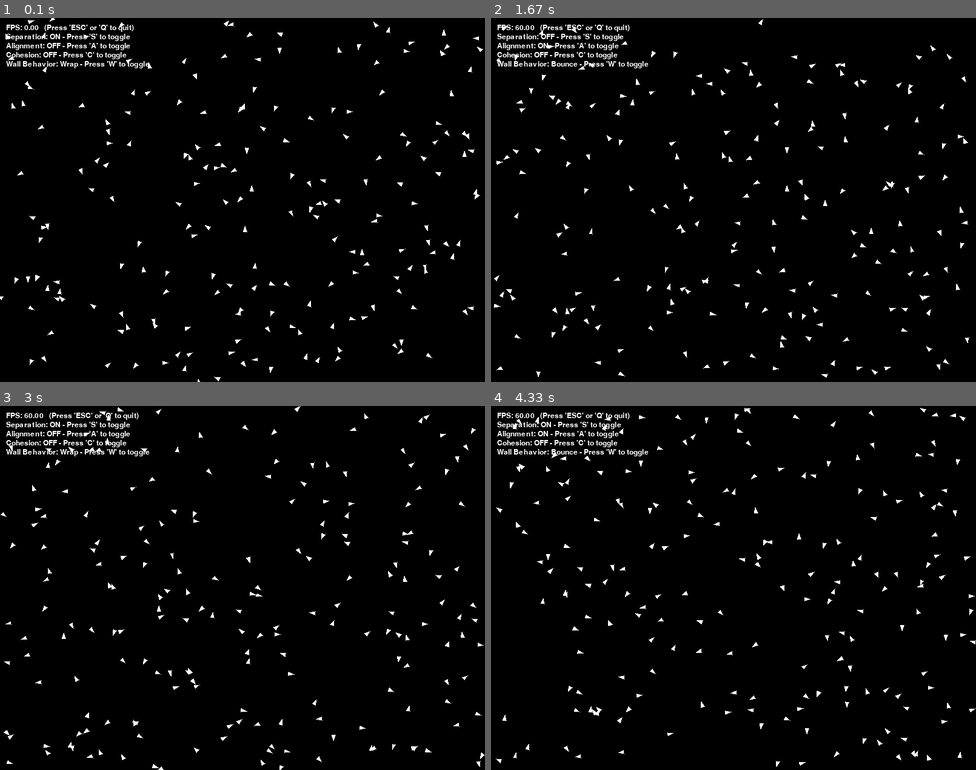
Above: before the commit, frames 1-4 (two rows, left to right).
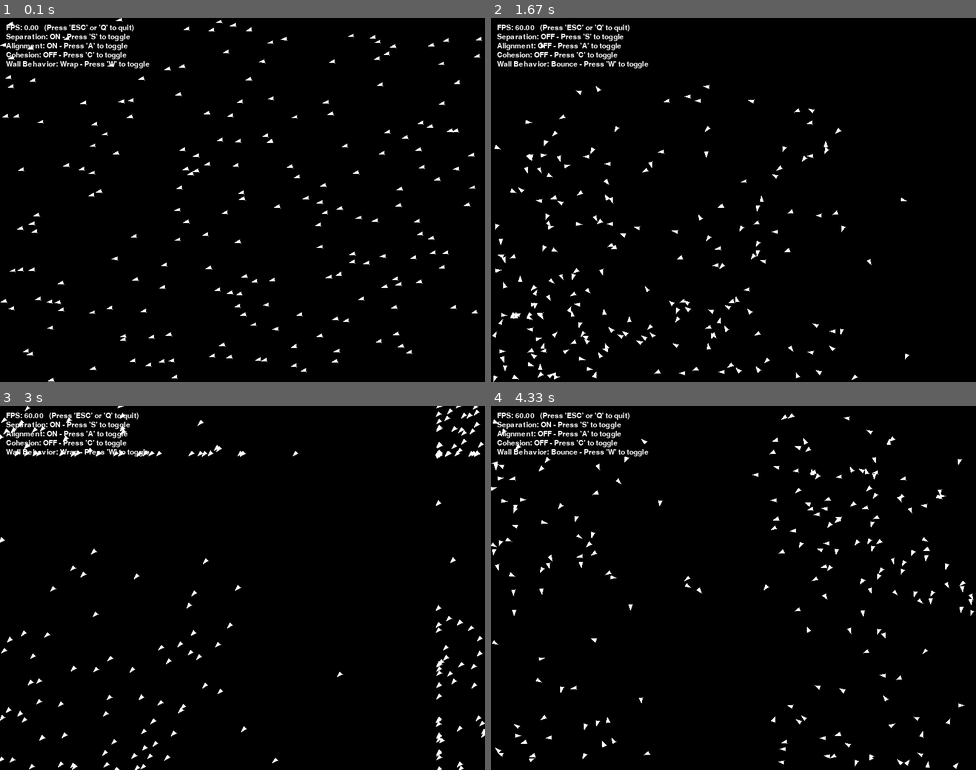
Above: after the commit, the same moments.

Repository: victor-oganwo/lab8-pygame
Game: pygame game, started from boids_exam.py
Same seed, same stepped clock (60 frames per second), same inputs: the game is played once before the commit and once after it.
Inputs:
- Up to frame 1 (0.1 s): no input
- Up to frame 2 (1.67 s): hold W 0.33-0.8 s; hold A 0.83-1.37 s; hold S from 1.4 s (still down)
- Up to frame 3 (3 s): release S at 1.87 s; hold A 1.9-2.37 s; hold W 2.4-2.87 s; hold S from 2.9 s (still down)
- Up to frame 4 (4.33 s): release S at 3.37 s; hold A 3.4-3.87 s; hold W from 3.9 s (still down)

The runs differ from the first frame. In frame 1, 2.9% of the frame differs, in the area x 0-100%, y 0-100%; in frame 2, 3.1%; in frame 3, 2.9%; in frame 4, 3.1%.

Commit message:
exam: q13 - boids alignment

Diff:
--- a/boids_exam.py
+++ b/boids_exam.py
@@ -24,7 +24,7 @@
     SEPARATION_STEER_STRENGTH: float = 5 # How strongly boids steer away from neighbors (vector-based)
 
     # Alignment is the behavior where boids steer toward the average direction of nearby boids
-    ALIGNEMENT_ON: bool = False  # Toggle alignment behavior on/off
+    ALIGNEMENT_ON: bool = True  # Toggle alignment behavior on/off
     ALIGNMENT_DISTANCE: int = BOID_SIZE * 100  # Distance within which to consider neighbors for alignment
     ALIGNEMENT_STEER_STRENGTH: float = .8  # How strongly boids steer toward average direction of neighbors (vector-based)
 
@@ -53,7 +53,18 @@
 
     # TODO: Implement speed clamping to ensure boids don't exceed max speed
     def _clampSpeed(self) -> None:
-        pass
+        speed: float = math.hypot(self.vx, self.vy)
+        if speed == 0:
+            return
+
+        if speed > config.BOID_SPEED_MAX:
+            scale: float = config.BOID_SPEED_MAX / speed
+            self.vx *= scale
+            self.vy *= scale
+        elif speed < config.BOID_SPEED_MIN:
+            scale = config.BOID_SPEED_MIN / speed
+            self.vx *= scale
+            self.vy *= scale
 
     # TODO: Implement Screen Wrapping
     # Screen wrapping: if a boid goes off one edge of the screen,
@@ -122,6 +133,24 @@
     # and subtract the current boid's velocity to get the alignment steering force.
     def _alignment(self, boids: List['Boid']) -> pygame.Vector2:
         steer : pygame.Vector2 = pygame.Vector2(0, 0)
+        count: int = 0
+
+        for other in boids:
+            if other is self:
+                continue
+
+            distance: float = math.hypot(self.x - other.x, self.y - other.y)
+            if distance > config.ALIGNMENT_DISTANCE:
+                continue
+
+            steer += pygame.Vector2(other.vx, other.vy)
+            count += 1
+
+        if count == 0:
+            return steer
+
+        average_velocity: pygame.Vector2 = steer / count
+        steer = average_velocity - pygame.Vector2(self.vx, self.vy)
         return steer
 
     # Cohesion: steer toward the average position of nearby boids:
@@ -153,6 +182,13 @@
             separation: pygame.Vector2 = self._separation(boids)
             self.vx += separation.x * config.SEPARATION_STEER_STRENGTH
             self.vy += separation.y * config.SEPARATION_STEER_STRENGTH
+
+        if config.ALIGNEMENT_ON:
+            alignment: pygame.Vector2 = self._alignment(boids)
+            self.vx += alignment.x * config.ALIGNEMENT_STEER_STRENGTH
+            self.vy += alignment.y * config.ALIGNEMENT_STEER_STRENGTH
+
+        self._clampSpeed()
 
         # Update the boid's position based on its velocity.
         self.x += self.vx * dt_seconds
Not shown, changed: MY_EXAM.md
